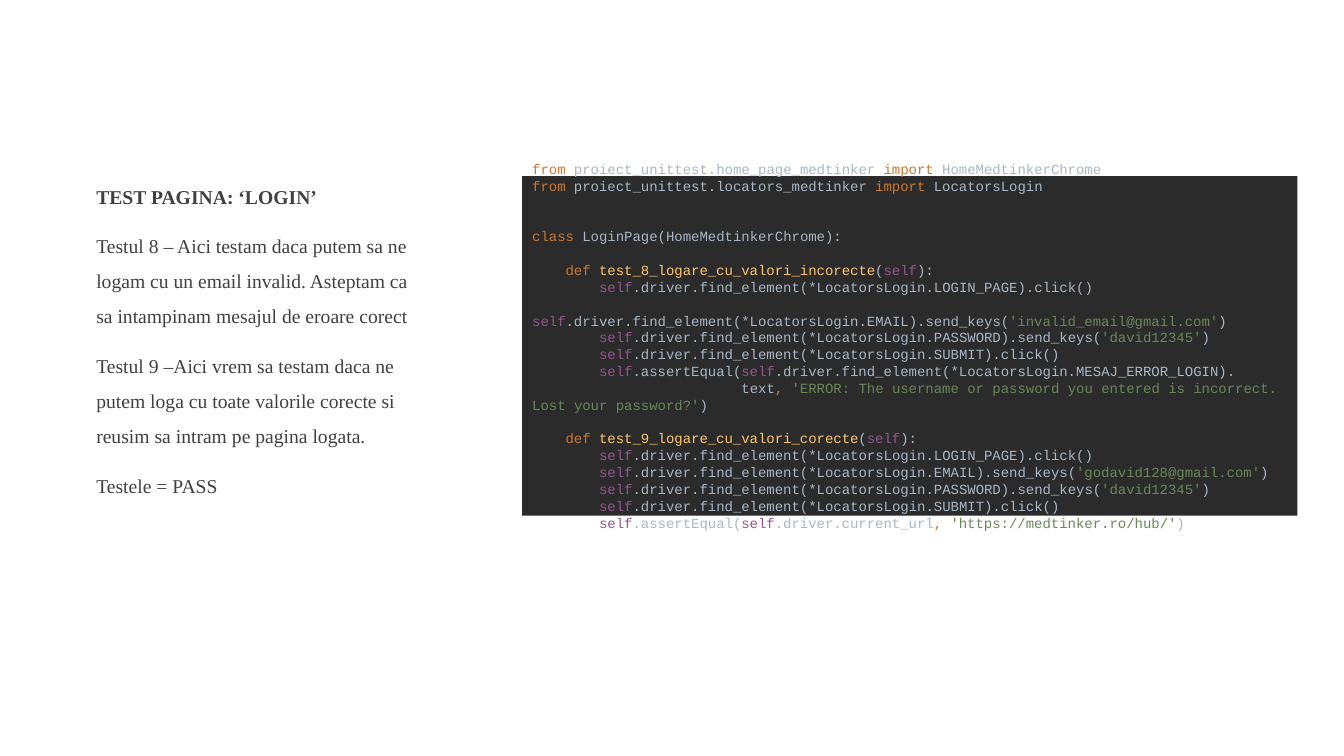
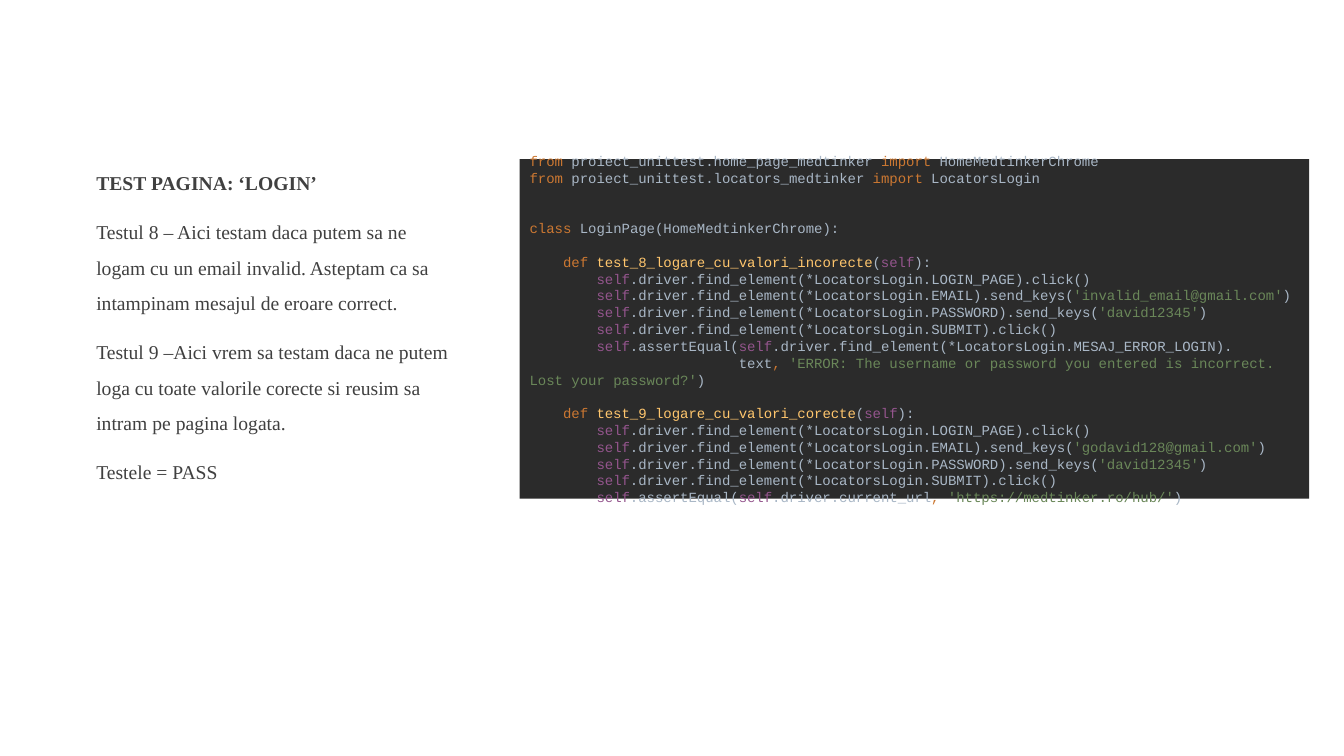
Before and after one commit to godavid128/Test_Website_medtinker, a slide deck: slide 11 of TEST WEBSITE MEDTINKER _GORODETCHI DAVID_27.05.2023.pptx. Drawn at 1344x756 pixels with LibreOffice and Linux fonts; fonts in the diff are those of the drawing; background and template pictures are left out. Boxes give left, top, right and bottom in pixels: in the first picture for what was removed or moved away, otherwise in the second. Text is boxed around its words. In the diff, an @@ line names an element or a change of style, - is before the commit and + after.

```diff
--- a/TEST WEBSITE MEDTINKER _GORODETCHI DAVID_27.05.2023.pptx
+++ b/TEST WEBSITE MEDTINKER _GORODETCHI DAVID_27.05.2023.pptx
@@ text "TEST PAGINA: ‘LOGIN’": place and size @@
-text "TEST PAGINA: ‘LOGIN’" at [96,191,407,493]
+text "TEST PAGINA: ‘LOGIN’" at [96,177,448,479]
@@ text "from proiect_unittest.home_page_medtinker import HomeMedtink ...": place and size @@
-text "from proiect_unittest.home_page_medtinker import HomeMedtink ..." at [522,171,1298,521]
+text "from proiect_unittest.home_page_medtinker import HomeMedtink ..." at [519,154,1309,504]
@@ text at [96,225,428,314]: text changed @@
-Testul 8 – Aici testam daca putem sa ne logam cu un email invalid. Asteptam ca sa intampinam mesajul de eroare corect
+Testul 8 – Aici testam daca putem sa ne logam cu un email invalid. Asteptam ca sa intampinam mesajul de eroare correct.
```
Also in this commit, not shown: 9 other slides changed, 4 other files.
